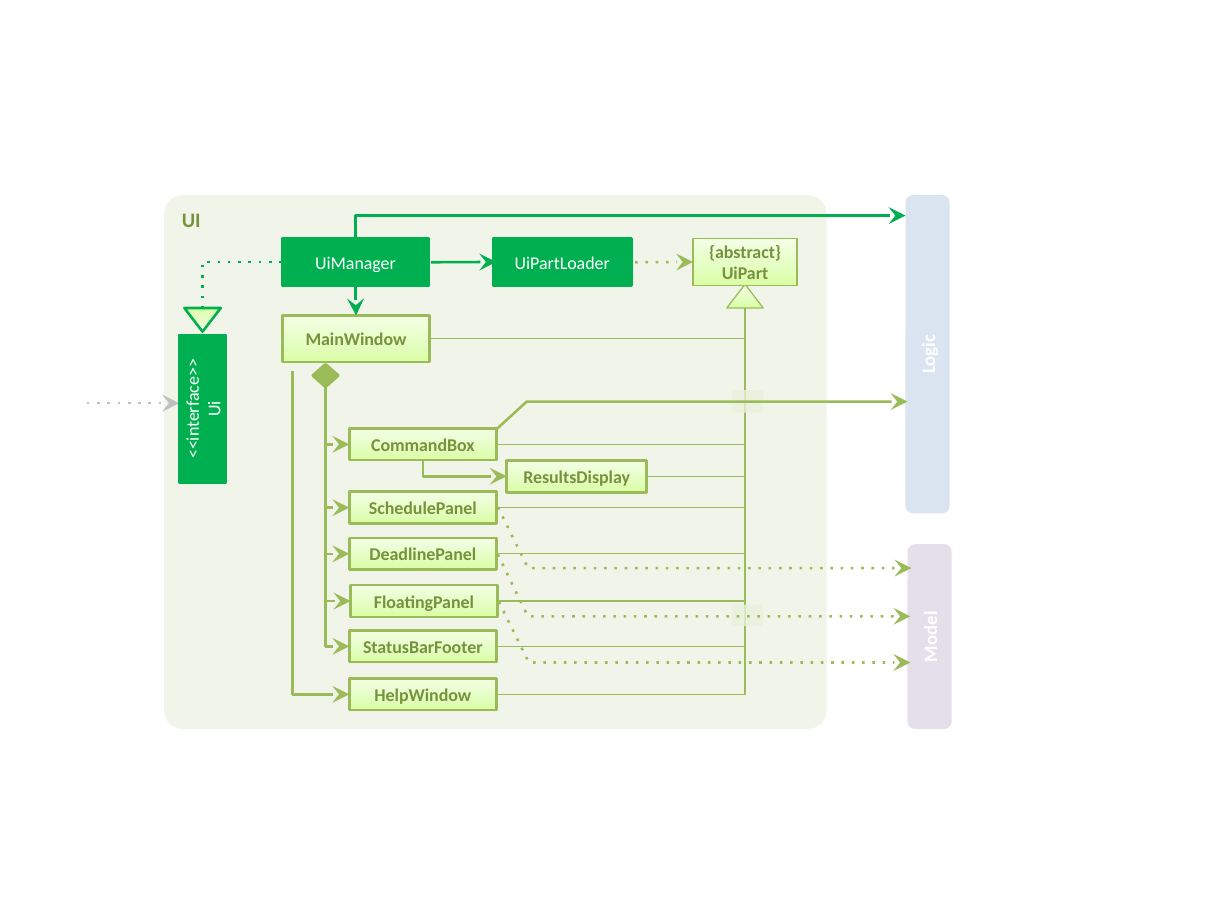
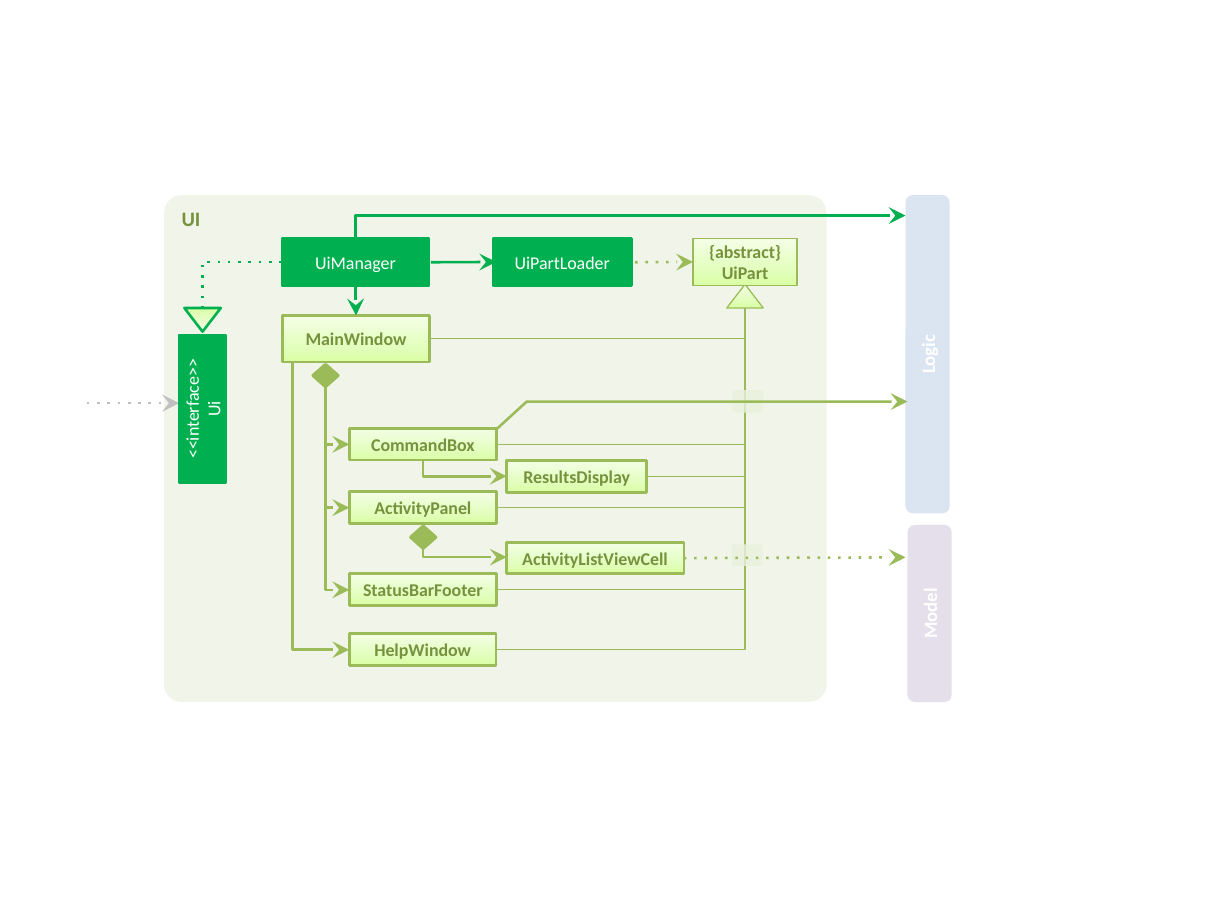
Before and after one commit to CS2103AUG2016-W10-C1/addressbook-level4, a slide deck: slide 5 of docs/diagrams/Diagrams.pptx. Drawn at 1232x924 pixels with LibreOffice and Linux fonts; fonts in the diff are those of the drawing. Boxes give left, top, right and bottom in pixels: in the first picture for what was removed or moved away, otherwise in the second. Text is boxed around its words. In the diff, an @@ line names an element or a change of style, - is before the commit and + after.

```diff
--- a/docs/diagrams/Diagrams.pptx
+++ b/docs/diagrams/Diagrams.pptx
@@ rounded rectangle "UI": place and size @@
-rounded rectangle "UI" at (164, 195, 827, 728)
+rounded rectangle "UI" at (164, 195, 827, 701)
@@ elbow line moved from (745, 308) - (496, 695) to (745, 308) - (496, 649) @@
@@ elbow line moved from (745, 308) - (496, 647) to (745, 308) - (496, 590) @@
@@ elbow line removed from (745, 308) to (496, 554) @@
@@ elbow line removed from (745, 308) to (498, 601) @@
@@ elbow arrow moved from (293, 371) - (350, 695) to (292, 362) - (350, 649) @@
@@ elbow arrow moved from (325, 387) - (350, 647) to (325, 387) - (350, 590) @@
@@ elbow arrow removed from (325, 387) to (350, 554) @@
@@ elbow arrow removed from (325, 387) to (350, 601) @@
@@ text in rectangle at (374, 501, 471, 517): text changed @@
-SchedulePanel
+ActivityPanel
@@ freeform shape removed at (498, 508, 912, 568) @@
@@ rectangle removed at (350, 538, 498, 570) @@
-DeadlinePanel
@@ diamond added at (411, 526, 436, 548), fill #9BBB59, outline #9BBB59 2 pt @@
@@ rounded rectangle: place and size @@
-rounded rectangle at (908, 545, 952, 729)
+rounded rectangle at (908, 525, 952, 702)
@@ elbow arrow added from (423, 541) to (506, 557), #9BBB59 1.5 pt @@
@@ freeform shape removed at (498, 554, 910, 616) @@
@@ rectangle added at (506, 542, 684, 574), fill gradient #DAFEA4 to #E3FEBF to #F4FEE6, outline #9BBB59 1.5 pt, 10.5 pt, text #76923C, bold @@
+ActivityListViewCell
@@ arrow added from (684, 558) to (906, 557), #9BBB59 1.5 pt dashed @@
@@ rectangle: place and size @@
-rectangle at (732, 605, 763, 627)
+rectangle at (732, 545, 763, 567)
@@ rectangle "StatusBarFooter": place and size @@
-rectangle "StatusBarFooter" at (350, 631, 498, 663)
+rectangle "StatusBarFooter" at (350, 574, 498, 606)
@@ rectangle removed at (350, 585, 498, 617) @@
-FloatingPanel
@@ freeform shape removed at (499, 601, 910, 662) @@
@@ rectangle "HelpWindow": place and size @@
-rectangle "HelpWindow" at (350, 679, 498, 711)
+rectangle "HelpWindow" at (350, 633, 496, 665)
```
Also in this commit, not shown: 4 other slides changed, 2 slides added, 7 other files.
